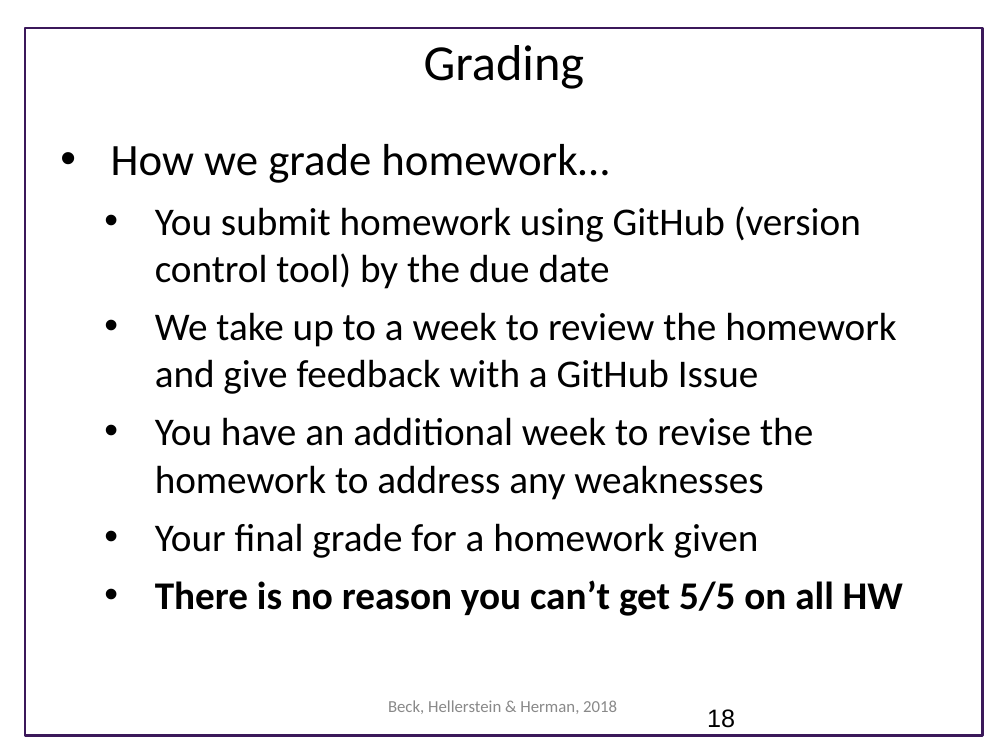
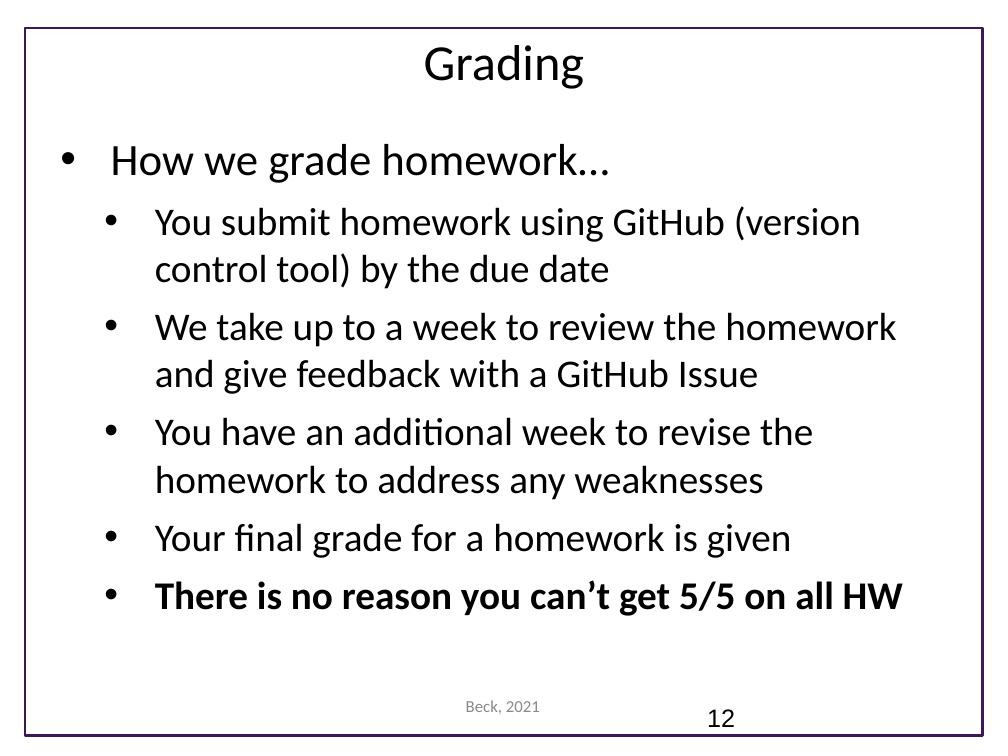
Before and after one commit to UWSEDS/lecture-materials, a slide deck: slide 12 of 01_overview/Course Introduction.pptx (slide 18 before the commit). Drawn at 1008x756 pixels with LibreOffice and Linux fonts; fonts in the diff are those of the drawing; background and template pictures are left out. Boxes give left, top, right and bottom in pixels: in the first picture for what was removed or moved away, otherwise in the second. Text is boxed around its words. In the diff, an @@ line names an element or a change of style, - is before the commit and + after.

```diff
--- a/01_overview/Course Introduction.pptx
+++ b/01_overview/Course Introduction.pptx
@@ text at box(155, 523, 792, 558): text changed @@
-  • Your final grade for a homework given
+  • Your final grade for a homework is given
@@ text at box(466, 700, 540, 714): text changed @@
-Beck, Hellerstein & Herman, 2018
+Beck, 2021
@@ page number at box(707, 709, 735, 727): text changed @@
-18
+12
```
Also in this commit, not shown: 12 other slides changed, 12 slides added, 6 slides removed.
